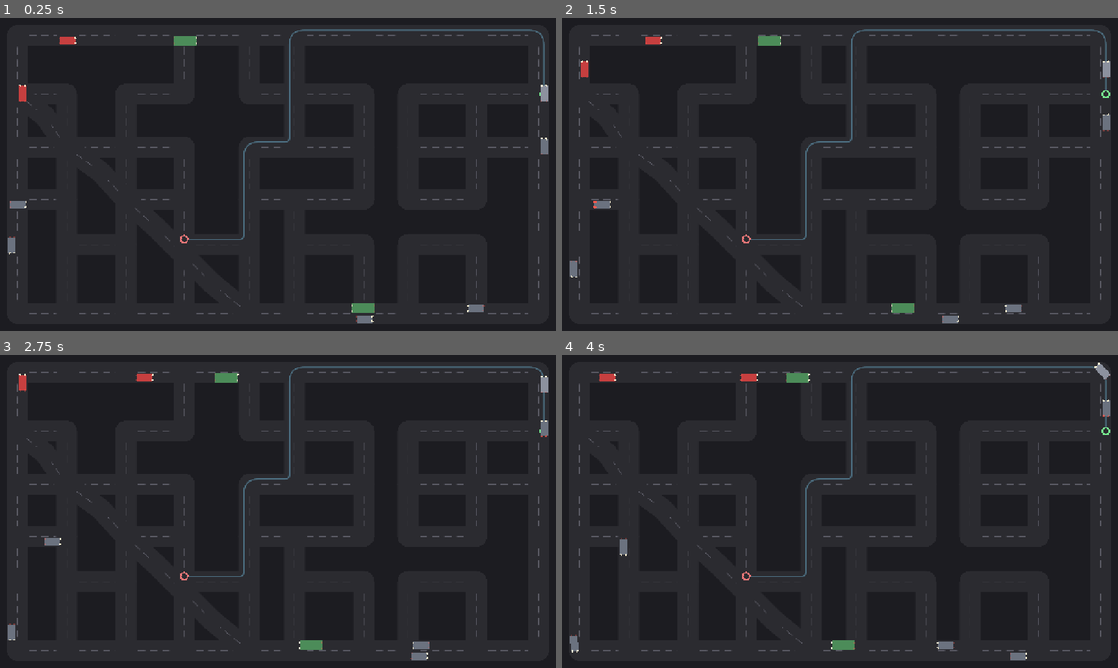
Above: before the commit, frames 1-4 (two rows, left to right).
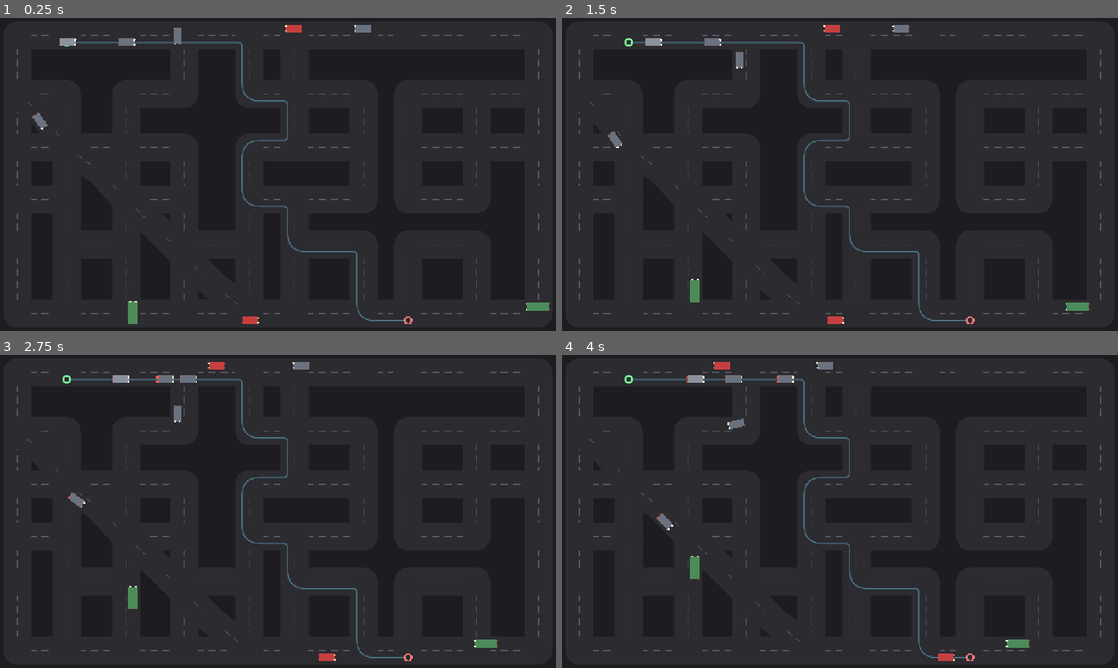
Above: after the commit, the same moments.

Repository: kristofsw/city-traffic-sim
Game: Godot game, scene res://scenes/main.tscn
Two runs of this game, one before a commit and one after it. Both use one fixed random seed, a clock stepped at 60 frames per second and the inputs below.
Inputs (mouse positions are in pixels of both pictures, inside the frame that each line leads up to):
- Up to frame 1 (0.25 s): no input
- Up to frame 2 (1.5 s): tap Enter at 0.5 s; move the mouse to (962, 158) at 0.52 s; hold Shift 0.53-1.25 s; click (962, 158) at 0.67 s; drag from (728, 190) to (812, 237) at 1.27 s
- Up to frame 3 (2.75 s): move the mouse to (333, 442) at 2.02 s; tap Ctrl at 2.1 s; click (333, 442) at 2.17 s
- Up to frame 4 (4 s): drag from (812, 574) to (673, 464) at 2.77 s; move the mouse to (1006, 558) at 3.52 s; tap Alt at 3.6 s; click (1006, 558) at 3.67 s

The runs differ from the first frame. In frame 1, 2.7% of the frame differs, in the area x 1-99%, y 2-98%; in frame 2, 2.8%; in frame 3, 2.9%; in frame 4, 2.9%.

Commit message:
fix: widen roads for bigger vehicles; exclude oncoming traffic from ACC
Two issues: (1) the bus (22px wide) nearly filled a 24px lane, and (2)
oncoming traffic in the other lane sometimes stopped for an oncoming
bus because the ACC position cone alone couldn't distinguish a wide
oncoming bus from a real lead.

Road widening (road_width 48 -> 64, lane_width 24 -> 32, lane_offset
12 -> 16, turn_radius 22 -> 26 on both RoadGrid and VehicleSpec). The
bus now has comfortable clearance; intersections scale with road_width.

Oncoming-traffic filter: TrafficSystem._find_lead now also checks the
other vehicle's heading. If headings differ by more than ~137° (opposite
directions), the vehicle is oncoming, not a lead to follow -- excluded
from ACC regardless of how close it is. A wide bus at close range that
falls inside the 30° position cone no longer makes following cars stop.

New test: test_oncoming_traffic_not_a_lead. 118/118 pass, runtime
clean with 10 vehicles.

Diff:
--- a/scenes/road_grid.tscn
+++ b/scenes/road_grid.tscn
@@ -7,7 +7,7 @@
 screen_size = Vector2(1280, 720)
 margin_px = 40.0
 target_block_size = 128.0
-road_width = 48.0
-lane_width = 24.0
+road_width = 64.0
+lane_width = 32.0
 show_debug = false
 generator_type = &"street_network"
--- a/scripts/road_grid.gd
+++ b/scripts/road_grid.gd
@@ -18,11 +18,11 @@
 @export var screen_size: Vector2 = Vector2(1280, 720)
 @export var margin_px: float = 40.0
 @export var target_block_size: float = 128.0
-@export var road_width: float = 48.0
-@export var lane_width: float = 24.0
+@export var road_width: float = 64.0
+@export var lane_width: float = 32.0
 @export var show_debug: bool = false
-@export var lane_offset: float = 12.0  # right-hand lane offset, matches vehicle
-@export var turn_radius_for_route: float = 22.0  # matches vehicle turn_radius
+@export var lane_offset: float = 16.0  # right-hand lane offset, matches vehicle
+@export var turn_radius_for_route: float = 26.0  # matches vehicle turn_radius
 ## Which built-in generator to use when no `map_generator` preset is assigned.
 ## "grid" = Manhattan grid (GridGenerator); "street_network" = variable grid
 ## with T-junctions and 45° diagonals (StreetNetworkGenerator). The
--- a/scripts/traffic_system.gd
+++ b/scripts/traffic_system.gd
@@ -26,6 +26,10 @@
 ## Extra detection range beyond the speed-scaled look-ahead (px). Ensures a
 ## slow/stopped car still detects a lead a short distance ahead.
 const DETECTION_MARGIN := 60.0
+## Two vehicles whose headings differ by more than this are oncoming (opposite
+## directions), not lead/follower. Excludes oncoming traffic from ACC so a
+## wide bus in the other lane doesn't make following cars stop.
+const _ONCOMING_HEADING_THRESHOLD := 2.4  # radians (~137°, half-pi + margin)
 
 
 ## Update all vehicles' ACC constraints for this frame. Call BEFORE the
@@ -74,6 +78,15 @@
 		var angle: float = abs(f_dir.angle_to(offset.normalized()))
 		if angle > CONE_HALF_ANGLE:
 			continue
+		# Oncoming-traffic filter: if the other vehicle is heading toward
+		# the follower (opposite direction, > 90° apart), it is not a
+		# lead to follow -- it's oncoming traffic in the other lane. A wide
+		# bus at close range falls inside the position cone but is never
+		# something the follower should trail behind.
+		var other_heading: float = other.heading
+		var heading_delta: float = abs(angle_difference(f_heading, other_heading))
+		if heading_delta > _ONCOMING_HEADING_THRESHOLD:
+			continue
 		# Convert center-to-center distance to bumper-to-bumper gap so the
 		# ACC min-gap is measured edge-to-edge, not center-to-center.
 		# Without this, two 36px cars 30px apart "gap" are actually
--- a/scripts/vehicle_spec.gd
+++ b/scripts/vehicle_spec.gd
@@ -37,8 +37,8 @@
 @export var follow_min_gap: float = 40.0  # px
 
 # --- Lane / trajectory ---
-@export var lane_offset: float = 12.0  # half-lane, right-hand drive
-@export var turn_radius: float = 22.0  # px; pull-back before intersection for arc
+@export var lane_offset: float = 16.0  # half-lane, right-hand drive
+@export var turn_radius: float = 26.0  # px; pull-back before intersection for arc
 
 # --- Body dimensions ---
 @export var body_length: float = 36.0
--- a/tests/unit/test_traffic_system.gd
+++ b/tests/unit/test_traffic_system.gd
@@ -108,3 +108,20 @@
 	assert_eq(
 		follower.mover._acc_target_speed, 0.0, "gap below min_gap should force target to 0 (stop)"
 	)
+
+
+func test_oncoming_traffic_not_a_lead() -> void:
+	var ts := TrafficSystem.new()
+	# Follower heading east (0 rad); oncoming bus heading west (PI rad), 80px
+	# ahead in the other lane (slight lateral offset). Oncoming traffic must
+	# not be treated as a lead -- the follower should NOT slow down.
+	var follower := _build_vehicle(Vector2(0, 0), 0.0, 80.0)
+	var oncoming := _build_vehicle(Vector2(80, 32), PI, 50.0)
+	oncoming.mover._ensure_spec().body_width = 22.0
+	oncoming.mover._ensure_spec().body_length = 52.0
+	ts.update([follower, oncoming], 1.0 / 60.0)
+	assert_eq(
+		follower.mover._acc_target_speed,
+		-1.0,
+		"oncoming traffic (opposite heading) should not be treated as a lead"
+	)
--- a/tests/unit/test_vehicle_spec.gd
+++ b/tests/unit/test_vehicle_spec.gd
@@ -16,8 +16,8 @@
 	)
 	assert_almost_eq(s.turn_look_ahead, 50.0, 0.001, "turn_look_ahead default should be 50")
 	assert_almost_eq(s.max_speed, 80.0, 0.001, "max_speed default should be 80")
-	assert_almost_eq(s.lane_offset, 12.0, 0.001, "lane_offset default should be 12")
-	assert_almost_eq(s.turn_radius, 22.0, 0.001, "turn_radius default should be 22")
+	assert_almost_eq(s.lane_offset, 16.0, 0.001, "lane_offset default should be 16")
+	assert_almost_eq(s.turn_radius, 26.0, 0.001, "turn_radius default should be 26")
 
 
 func test_spec_colors_and_dimensions() -> void:
